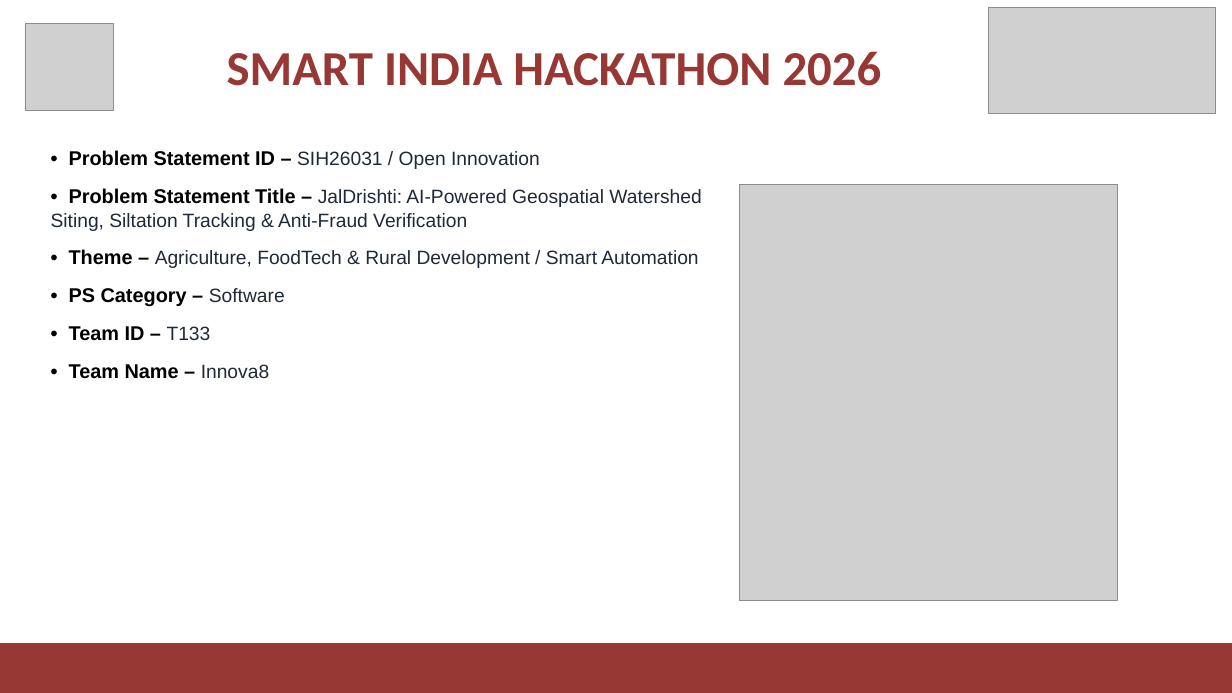
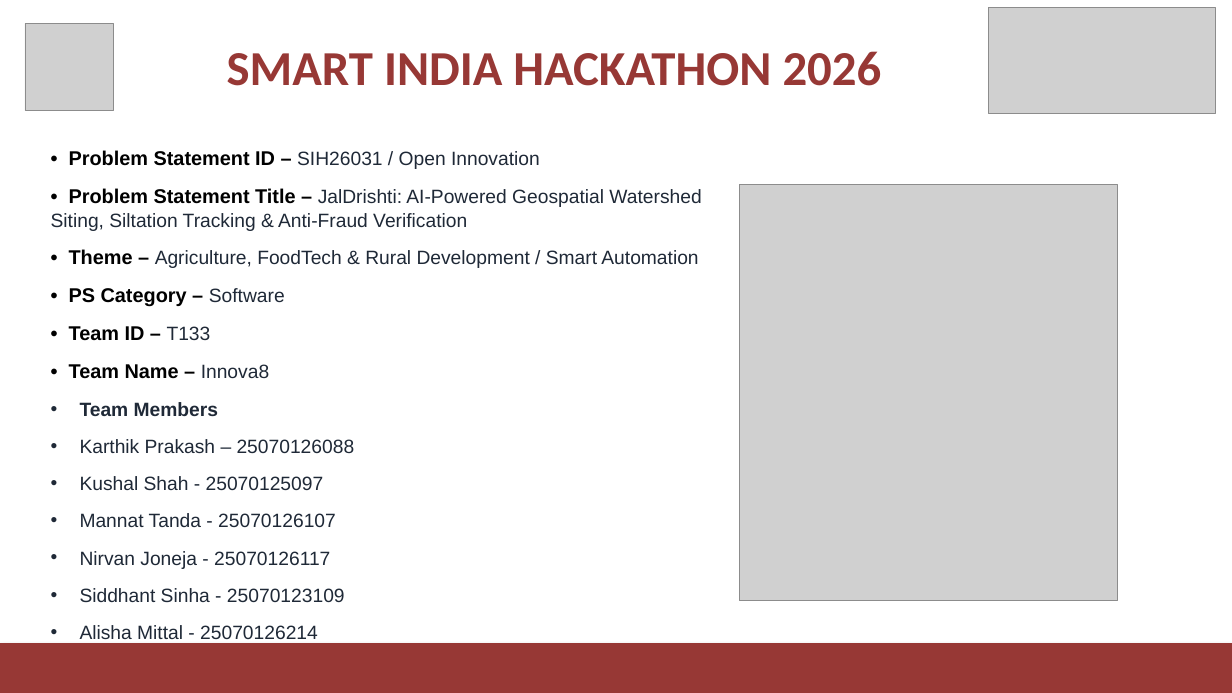
Before and after one commit to 12karthikpra-dev/JalDhristi, a slide deck: slide 1 of JalDrishti_SIH2026_Presentation_Final.pptx. Drawn at 1232x693 pixels with LibreOffice and Linux fonts; fonts in the diff are those of the drawing; grey boxes stand for pictures. Boxes give left, top, right and bottom in pixels: in the first picture for what was removed or moved away, otherwise in the second. Text is boxed around its words. In the diff, an @@ line names an element or a change of style, - is before the commit and + after.

```diff
--- a/JalDrishti_SIH2026_Presentation_Final.pptx
+++ b/JalDrishti_SIH2026_Presentation_Final.pptx
@@ text at (80, 402, 355, 639): paragraphs added @@
+• Team Members
+• Karthik Prakash – 25070126088
+• Kushal Shah - 25070125097
+• Mannat Tanda - 25070126107
+• Nirvan Joneja - 25070126117
+• Siddhant Sinha - 25070123109
+• Alisha Mittal - 25070126214
```
Also in this commit, not shown: 5 other slides changed, 2 other files.
